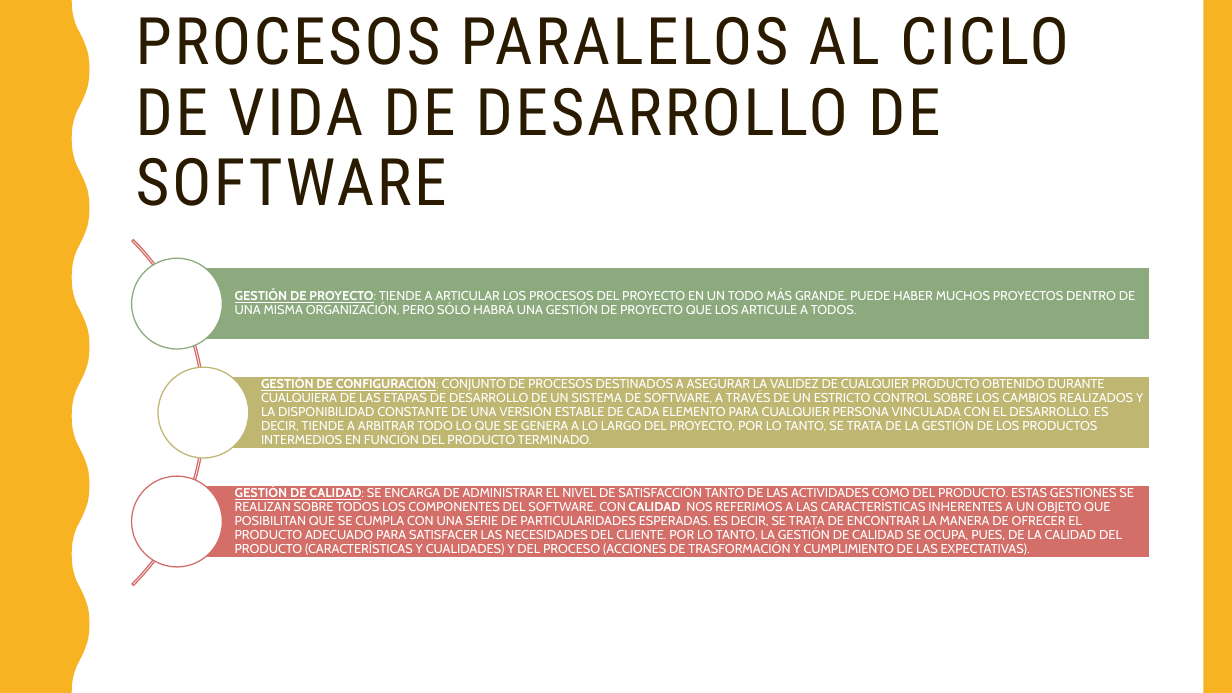
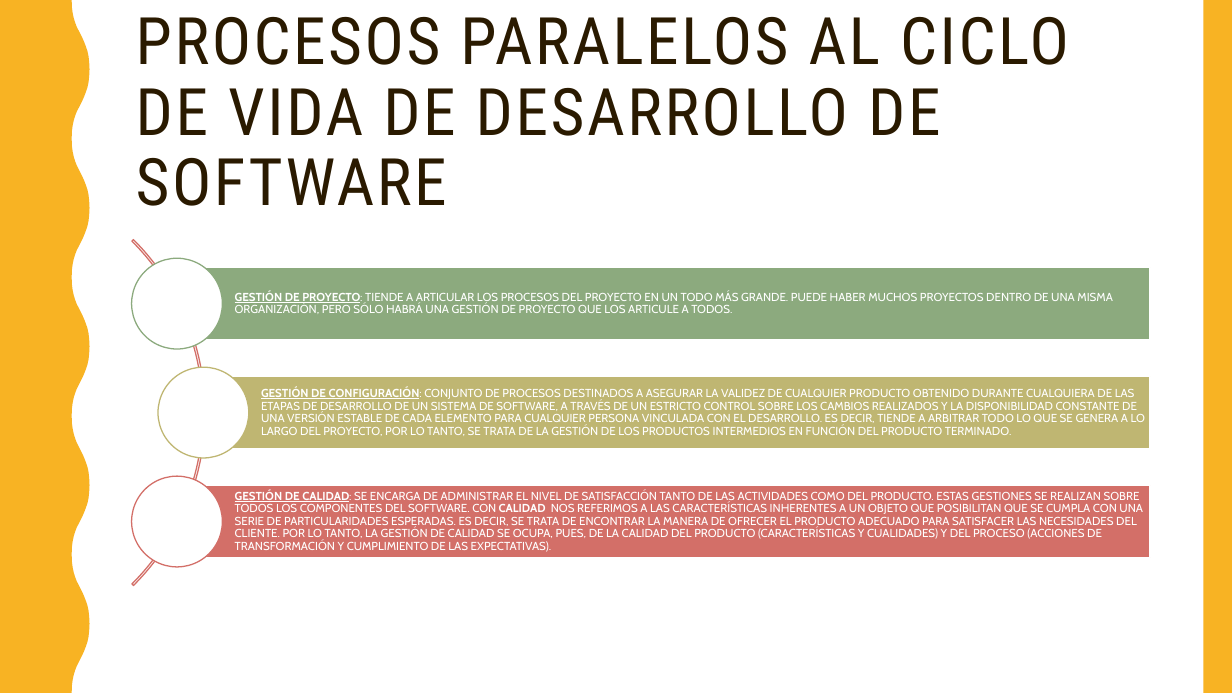
Before and after one commit to AgustinHerzkovich/UTN, a slide deck: slide 12 of Primer Año/Sistemas y Procesos de Negocio/MEGARESUMEN_1ERPARCIAL_ROBBINS_ROSA_Y_NARANJA_TEORICO.pptx. Drawn at 1232x693 pixels with LibreOffice and Linux fonts; fonts in the diff are those of the drawing. Boxes give left, top, right and bottom in pixels: in the first picture for what was removed or moved away, otherwise in the second. Text is boxed around its words. In the diff, an @@ line names an element or a change of style, - is before the commit and + after.

```diff
--- a/Primer Año/Sistemas y Procesos de Negocio/MEGARESUMEN_1ERPARCIAL_ROBBINS_ROSA_Y_NARANJA_TEORICO.pptx
+++ b/Primer Año/Sistemas y Procesos de Negocio/MEGARESUMEN_1ERPARCIAL_ROBBINS_ROSA_Y_NARANJA_TEORICO.pptx
@@ text "GESTIÓN DE PROYECTO: TIENDE A ..." at (235,291,1113,314): size 10 to 9 pt @@
@@ text "GESTIÓN DE CONFIGURACIÓN: CONJUNTO DE ..." at (261,387,1145,436): size 10 to 9 pt @@
@@ text at (235,490,1143,552): text changed; size 10 to 9 pt @@
-GESTIÓN DE CALIDAD: SE ENCARGA DE ADMINISTRAR EL NIVEL DE SATISFACCIÓN TANTO DE LAS ACTIVIDADES COMO DEL PRODUCTO. ESTAS GESTIONES SE REALIZAN SOBRE TODOS LOS COMPONENTES DEL SOFTWARE. CON CALIDAD NOS REFERIMOS A LAS CARACTERÍSTICAS INHERENTES A UN OBJETO QUE POSIBILITAN QUE SE CUMPLA CON UNA SERIE DE PARTICULARIDADES ESPERADAS. ES DECIR, SE TRATA DE ENCONTRAR LA MANERA DE OFRECER EL PRODUCTO ADECUADO PARA SATISFACER LAS NECESIDADES DEL CLIENTE. POR LO TANTO, LA GESTIÓN DE CALIDAD SE OCUPA, PUES, DE LA CALIDAD DEL PRODUCTO (CARACTERÍSTICAS Y CUALIDADES) Y DEL PROCESO (ACCIONES DE TRASFORMACIÓN Y CUMPLIMIENTO DE LAS EXPECTATIVAS).
+GESTIÓN DE CALIDAD: SE ENCARGA DE ADMINISTRAR EL NIVEL DE SATISFACCIÓN TANTO DE LAS ACTIVIDADES COMO DEL PRODUCTO. ESTAS GESTIONES SE REALIZAN SOBRE TODOS LOS COMPONENTES DEL SOFTWARE. CON CALIDAD NOS REFERIMOS A LAS CARACTERÍSTICAS INHERENTES A UN OBJETO QUE POSIBILITAN QUE SE CUMPLA CON UNA SERIE DE PARTICULARIDADES ESPERADAS. ES DECIR, SE TRATA DE ENCONTRAR LA MANERA DE OFRECER EL PRODUCTO ADECUADO PARA SATISFACER LAS NECESIDADES DEL CLIENTE. POR LO TANTO, LA GESTIÓN DE CALIDAD SE OCUPA, PUES, DE LA CALIDAD DEL PRODUCTO (CARACTERÍSTICAS Y CUALIDADES) Y DEL PROCESO (ACCIONES DE TRANSFORMACIÓN Y CUMPLIMIENTO DE LAS EXPECTATIVAS).
```
Also in this commit, not shown: 8 other files.
